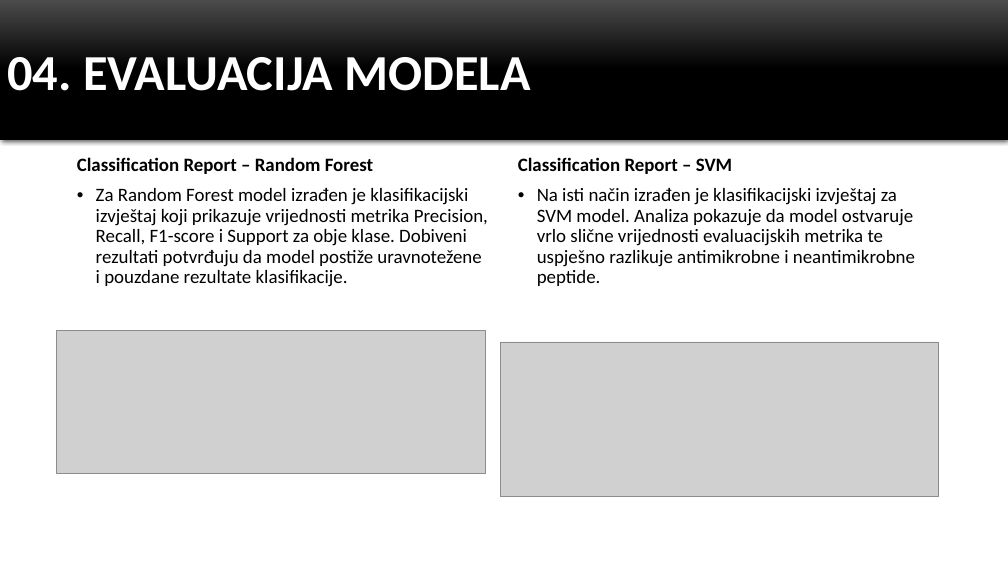
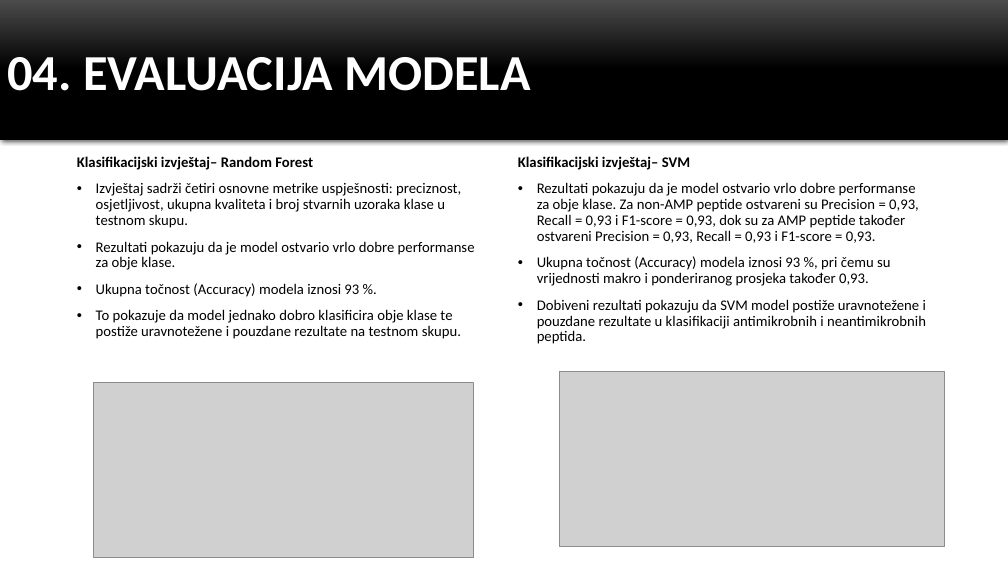
Before and after one commit to aljubic1/bioinformatika_projekt_alj, a slide deck: slide 19 of Klasifikacija antimikrobnih peptida.pptx. Drawn at 1008x567 pixels with LibreOffice and Linux fonts; fonts in the diff are those of the drawing; grey boxes stand for pictures. Boxes give left, top, right and bottom in pixels: in the first picture for what was removed or moved away, otherwise in the second. Text is boxed around its words. In the diff, an @@ line names an element or a change of style, - is before the commit and + after.

Commit message:
prezentacija i report

```diff
--- a/Klasifikacija antimikrobnih peptida.pptx
+++ b/Klasifikacija antimikrobnih peptida.pptx
@@ text at box(77, 156, 475, 339): text changed; size 18 to 14 pt @@
-Classification Report – Random Forest
-• Za Random Forest model izrađen je klasifikacijski izvještaj koji prikazuje vrijednosti metrika Precision, Recall, F1-score i Support za obje klase. Dobiveni rezultati potvrđuju da model postiže uravnotežene i pouzdane rezultate klasifikacije.
+Klasifikacijski izvještaj– Random Forest
+• Izvještaj sadrži četiri osnovne metrike uspješnosti: preciznost, osjetljivost, ukupna kvaliteta i broj stvarnih uzoraka klase u testnom skupu.
+• Rezultati pokazuju da je model ostvario vrlo dobre performanse za obje klase.
+• Ukupna točnost (Accuracy) modela iznosi 93 %.
+• To pokazuje da model jednako dobro klasificira obje klase te postiže uravnotežene i pouzdane rezultate na testnom skupu.
@@ text at box(518, 156, 926, 344): text changed; size 18 to 14 pt @@
-Classification Report – SVM
-• Na isti način izrađen je klasifikacijski izvještaj za SVM model. Analiza pokazuje da model ostvaruje vrlo slične vrijednosti evaluacijskih metrika te uspješno razlikuje antimikrobne i neantimikrobne peptide.
+Klasifikacijski izvještaj– SVM
+• Rezultati pokazuju da je model ostvario vrlo dobre performanse za obje klase. Za non-AMP peptide ostvareni su Precision = 0,93, Recall = 0,93 i F1-score = 0,93, dok su za AMP peptide također ostvareni Precision = 0,93, Recall = 0,93 i F1-score = 0,93.
+• Ukupna točnost (Accuracy) modela iznosi 93 %, pri čemu su vrijednosti makro i ponderiranog prosjeka također 0,93.
+• Dobiveni rezultati pokazuju da SVM model postiže uravnotežene i pouzdane rezultate u klasifikaciji antimikrobnih i neantimikrobnih peptida.
@@ picture removed at box(57, 331, 485, 474) @@
@@ picture added at box(94, 383, 473, 557) @@
@@ picture: place and size @@
-picture at box(501, 342, 939, 496)
+picture at box(560, 372, 945, 547)
```
Also in this commit, not shown: 7 other slides changed.
